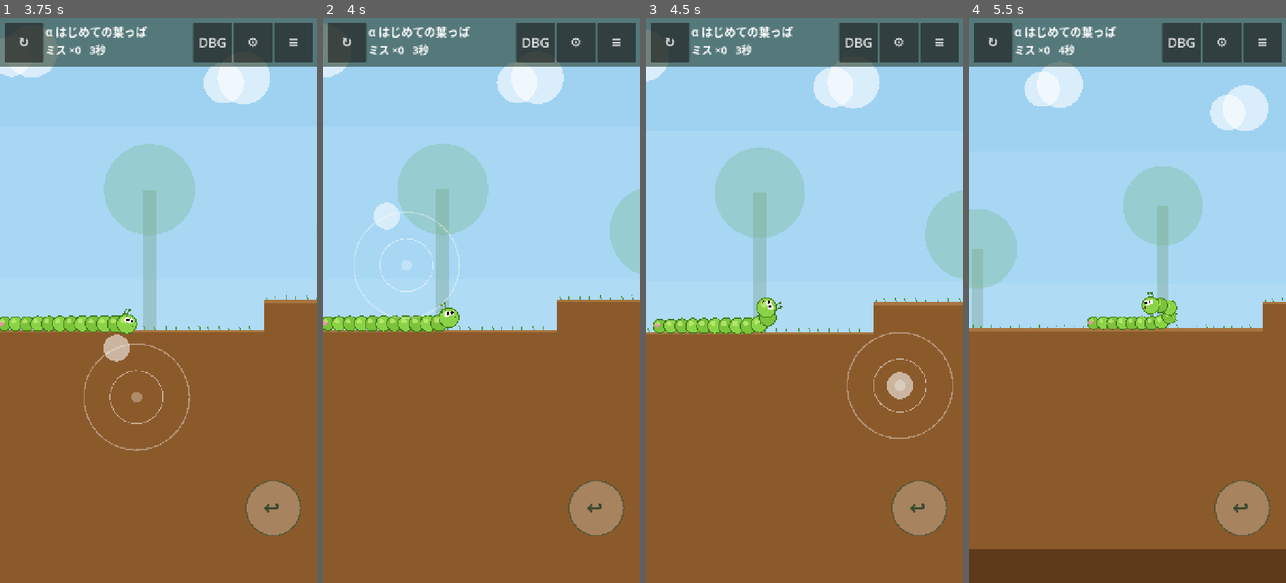
Above: before the commit, frames 1-4 (left to right).
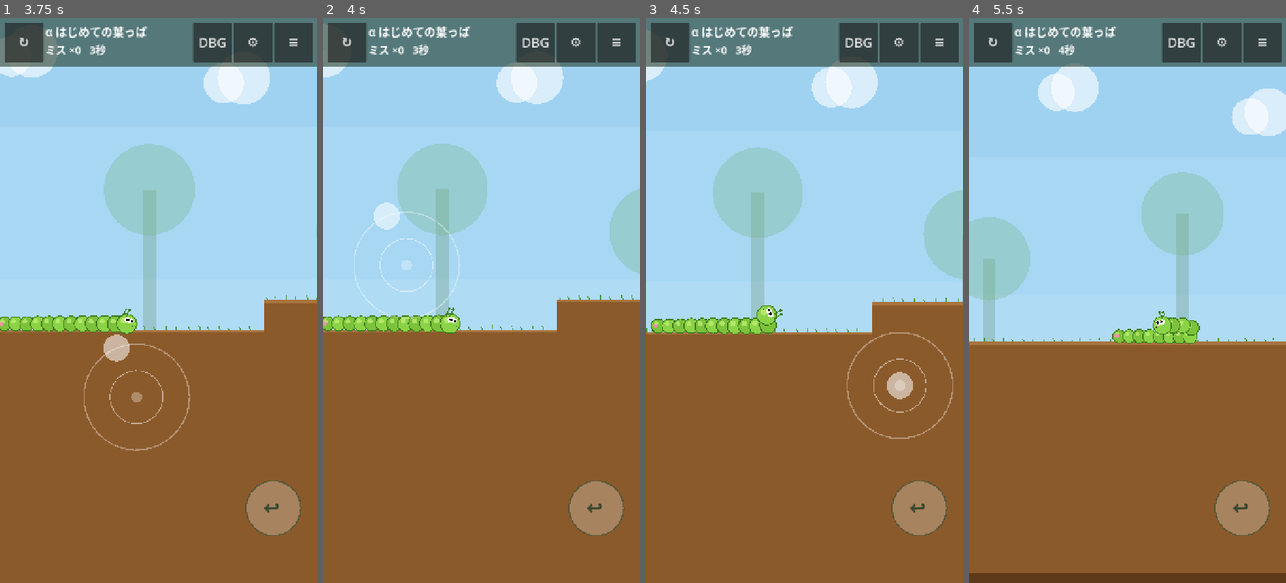
Above: after the commit, the same moments.

Repository: 555734/Slither
Game: Godot game, scene res://scenes/main.tscn
Same seed, same stepped clock (60 frames per second), same inputs: the game is played once before the commit and once after it.
Inputs (mouse positions are in pixels of both pictures, inside the frame that each line leads up to):
- Up to frame 1 (3.75 s): click "α はじめての葉っぱ" at 0.5 s; tap Enter at 1.25 s; move the mouse to (228, 272) at 1.27 s; hold Right 1.28-2 s; hold Shift 1.28-2 s; click (228, 272) at 1.42 s; drag from (95, 328) to (142, 413) at 2.02 s; move the mouse to (190, 176) at 2.77 s; hold Right 2.78-3.5 s; hold Backspace 2.78-3.5 s; click (190, 176) at 2.92 s; drag from (142, 413) to (63, 215) at 3.52 s
- Up to frame 2 (4 s): no input
- Up to frame 3 (4.5 s): move the mouse to (899, 385) at 4.27 s; hold Left from 4.28 s (still down); hold Shift from 4.28 s (still down); click (899, 385) at 4.42 s
- Up to frame 4 (5.5 s): release Left at 5 s; release Shift at 5 s; drag from (1032, 215) to (1079, 159) at 5.02 s

Frame 1 is identical in both runs. In frame 2, 0.4% of the frame differs, in the area x 0-100%, y 1-56%; in frame 3, 1.5%; in frame 4, 15%, in the area x 0-100%, y 7-99%.

Commit message:
Make crawling forgiving of imprecise touch input; add hints
Playtesting on a phone showed the caterpillar getting stuck: a finger a
few degrees off horizontal lifted the head off the floor until it hit
the reach limit, froze and fell, and climbing walls needed exact input.

- Keep the head on the surface it is crawling on unless the drag leaves
  it at more than about 49 degrees; keep it level in the air too
- Climb grippable walls when pushed into them, and pull vertical moves
  toward a nearby wall
- At the reach limit, let the head droop onto the floor, or retreat
  automatically when the drag points backwards
- Show a stage-specific hint after three deaths at the same trap
- Slightly looser contact margin; shorter plank in stage gamma
- Regression test for imprecise input angles; bump APK to 0.1.1-mvp

Co-Authored-By: Claude Opus 5.5 <noreply@anthropic.com>
Claude-Session: https://claude.ai/code/session_018MfVr875QcjY9Ux1h4Q9iZ

Diff:
--- a/game/scripts/core/caterpillar.gd
+++ b/game/scripts/core/caterpillar.gd
@@ -163,27 +163,118 @@
 		else:
 			trail.restore(snap)
 			if crule.head_run > Params.reach and not in_back:
-				# 首を伸ばせる限界。押し続けると手が滑って落ちる
-				straining = true
-				strain_t += dt
-				if strain_t >= Params.strain_letgo:
-					_enter_fall(0.35)
-					return
+				var body_dir := (seg[0] - seg[1]).normalized() if n > 1 else Vector2.from_angle(heading)
+				var intent := in_dir.dot(body_dir)
+				if intent < -0.3:
+					# 首を伸ばしきった状態で後ろ向きに引いたら、自動で来た道を戻る
+					_try_retreat(dt)
+				elif _try_droop(dt):
+					pass  # 伸ばしきった首が下に垂れて、床に届いた
+				elif intent > 0.3:
+					# 前へ押し続けると、手が滑って落ちる
+					straining = true
+					strain_t += dt
+					if strain_t >= Params.strain_letgo:
+						_enter_fall(0.35)
+						return
+				else:
+					straining = true
 	else:
 		straining = false
 		strain_t = maxf(0.0, strain_t - dt * 2.0)
 	trail.trim(maxf(body_len() * 3.0, 400.0))
 
 
-## 頭を want だけ動かす。面に当たったら面に沿って滑らせる（壁登り・天井歩き）。
+## 首を伸ばしきったとき、頭を下に垂らして支えに届くなら、そのまま進ませる。
+func _try_droop(dt: float) -> bool:
+	var slow := not in_fast or Params.always_slow
+	var spd := Params.speed_slow if slow else Params.speed_fast
+	var dd := Vector2(in_dir.x, absf(in_dir.y) + 0.8).normalized()
+	var snap := trail.snapshot()
+	var np := _move_head(trail.head, dd * spd * dt)
+	if np.distance_to(trail.head) < 0.01:
+		return false
+	trail.move_head(np)
+	var cand := _compute_segments()
+	var cflags := _support_flags(cand)
+	var crule := SupportRule.evaluate_default(cflags[0])
+	if not crule.ok:
+		trail.restore(snap)
+		return false
+	last_seg = seg
+	seg = cand
+	sup = cflags[0]
+	sup_n = cflags[1]
+	rule = crule
+	moving = true
+	straining = false
+	strain_t = 0.0
+	return true
+
+
+func _last_support_normal() -> Vector2:
+	for i in n:
+		if i < sup.size() and sup[i]:
+			return sup_n[i]
+	return Vector2.ZERO
+
+
+func _try_retreat(dt: float) -> void:
+	var snap := trail.snapshot()
+	if not trail.retreat(Params.speed_slow * dt, body_len()):
+		return
+	var cand := _compute_segments()
+	var cflags := _support_flags(cand)
+	var crule := SupportRule.evaluate_default(cflags[0])
+	if not crule.ok:
+		trail.restore(snap)
+		return
+	last_seg = seg
+	seg = cand
+	sup = cflags[0]
+	sup_n = cflags[1]
+	rule = crule
+	moving = true
+	straining = false
+	strain_t = 0.0
+
+
+## 頭を want だけ動かす。指の向きが多少ずれていても、体は面に吸い付いて這う。
+## 1) 支えている面から少し離れるだけの入力（約49度未満）は、面に沿った移動にする
+## 2) 縦方向に動かしたいとき、近くにつかめる壁があれば寄せる
+## 3) つかめる壁に押し付けたら、はっきり下向きでない限り上へ登る
 func _move_head(p: Vector2, want: Vector2) -> Vector2:
 	var r := Params.BODY_RADIUS
-	var res := world.push_out(p + want, r)
+	var spd := want.length()
+	var d := want.normalized()
+	var sn := world.support_normal(p, r)
+	var lifting := true
+	if sn != Vector2.ZERO:
+		var away := d.dot(sn)
+		if away > 0.0 and away < 0.75:
+			d = (d - sn * away).normalized()
+		lifting = d.dot(sn) >= 0.75
+	else:
+		# 空中に首を伸ばしているとき、床から来たなら、わずかな上向きの入力では水平を保つ
+		var base_n := _last_support_normal()
+		var ceiling_near := world.is_supported(p + Vector2(0.0, -14.0), r)
+		if base_n.y < -0.5 and not ceiling_near:
+			var up := d.dot(base_n)
+			if up > 0.0 and up < 0.5:
+				d = (d - base_n * up).normalized()
+	if lifting and absf(d.y) > 0.6:
+		var toward := world.nearby_grip_wall(p, r, 40.0)
+		if toward != Vector2.ZERO and d.dot(toward) > -0.3:
+			d = (d + toward * 0.7).normalized()
+	var res := world.push_out(p + d * spd, r)
 	if not res.hit:
-		return p + want
+		return p + d * spd
 	var nrm: Vector2 = res.normal
-	var d := want.normalized()
 	if -d.dot(nrm) > 0.2:
+		if res.grip and absf(nrm.x) >= 0.5:
+			# 壁に軽く押し付けたまま縦に動かす（壁から離れないように）
+			var climb := Vector2(0.0, 1.0 if d.y > 0.5 else -1.0)
+			return world.push_out(res.pos + climb * spd - Vector2(signf(nrm.x), 0.0) * 2.0, r).pos
 		var t := Vector2(-nrm.y, nrm.x)
 		var along := d.dot(t)
 		var sgn := signf(along)
@@ -192,7 +283,7 @@
 			for k in [6.0, 12.0, 18.0, 24.0]:
 				for s2 in [1.0, -1.0]:
 					if not world.push_out(p + t * s2 * k + d * 3.0, r).hit:
-						return world.push_out(p + t * s2 * want.length(), r).pos
+						return world.push_out(p + t * s2 * spd, r).pos
 			if absf(nrm.y) > 0.7:
 				# 床・天井に真正面から当たったら、それまで進んでいた向きに滑る
 				var last := trail.pts[trail.pts.size() - 1] if trail.pts.size() > 0 else p
@@ -200,12 +291,9 @@
 				if absf(moved) < 0.01:
 					return res.pos
 				sgn = signf(moved)
-			elif res.grip:
-				sgn = -1.0 if t.y > 0.0 else 1.0  # つかめる壁に真正面から当たったら上へ
 			else:
-				return res.pos  # ガラスなどは登れない
-		var res2 := world.push_out(p + t * sgn * want.length(), r)
-		return res2.pos
+				return res.pos  # ガラスなど、つかめない壁は登れない
+		return world.push_out(p + t * sgn * spd, r).pos
 	return res.pos
 
 
--- a/game/scripts/core/params.gd
+++ b/game/scripts/core/params.gd
@@ -54,7 +54,7 @@
 ## 見た目と当たり判定（調整対象外）
 const BODY_RADIUS := 12.0
 const HIT_RADIUS := 9.0
-const CONTACT_MARGIN := 3.0
+const CONTACT_MARGIN := 4.0
 const GRAVITY := 1400.0
 
 
--- a/game/scripts/core/world.gd
+++ b/game/scripts/core/world.gd
@@ -82,3 +82,24 @@
 
 func is_supported(p: Vector2, rad: float) -> bool:
 	return support_normal(p, rad) != Vector2.ZERO
+
+
+## 近くにある「つかめる壁」（縦の面）への向き。無ければ ZERO。
+func nearby_grip_wall(p: Vector2, rad: float, within: float) -> Vector2:
+	var best := INF
+	var dir := Vector2.ZERO
+	for s in solids:
+		if not s.active or not s.grip:
+			continue
+		var c := closest_on_rect(s.rect, p)
+		var d := c - p
+		var dist := d.length()
+		if dist < 0.0001 or dist > rad + within:
+			continue
+		var n := d / dist
+		if absf(n.x) < 0.8:
+			continue
+		if dist < best:
+			best = dist
+			dir = Vector2(signf(n.x), 0.0)
+	return dir
--- a/game/scripts/game/game.gd
+++ b/game/scripts/game/game.gd
@@ -25,6 +25,8 @@
 var dying_t := 0.0
 var skip_requested := false
 var clam_deaths := 0
+var hint_counts := {}
+const HINT_AFTER := 3
 ## デモ・スクリーンショット用：設定されていればタッチ入力の代わりに呼ばれる
 var autopilot := Callable()
 
@@ -79,6 +81,8 @@
 	deaths = 0
 	elapsed = 0.0
 	clam_deaths = 0
+	hint_counts.clear()
+	hud.hide_hint()
 	graves.clear_all()
 	hud.hide_clear()
 	respawn()
@@ -172,6 +176,12 @@
 		"index": info.index, "x": snappedf(info.pos.x, 1.0), "y": snappedf(info.pos.y, 1.0),
 		"t_since_respawn": snappedf(life_t, 0.01), "deaths": deaths,
 	})
+	var hint: Array = stage.hint_for(info)
+	if hint.size() == 2:
+		hint_counts[hint[0]] = hint_counts.get(hint[0], 0) + 1
+		if hint_counts[hint[0]] >= HINT_AFTER:
+			hud.show_hint(hint[1])
+			GameLog.write({"event": "hint", "stage": stage.stage_id, "key": hint[0], "deaths": deaths})
 	if info.cause == "ハマグリ":
 		clam_deaths += 1
 		if clam_deaths >= 2:
--- a/game/scripts/game/hud.gd
+++ b/game/scripts/game/hud.gd
@@ -17,6 +17,8 @@
 var miss_label: Label
 var death_label: Label
 var toast_label: Label
+var hint_panel: PanelContainer
+var hint_label: Label
 var clear_panel: PanelContainer
 var clear_label: Label
 var next_button: Button
@@ -83,6 +85,26 @@
 	toast_label.visible = false
 	root.add_child(toast_label)
 
+	hint_panel = PanelContainer.new()
+	hint_panel.set_anchors_preset(Control.PRESET_TOP_WIDE)
+	hint_panel.offset_top = 120
+	hint_panel.offset_left = 16
+	hint_panel.offset_right = -16
+	var hs := StyleBoxFlat.new()
+	hs.bg_color = Color(1, 0.97, 0.8, 0.92)
+	hs.set_corner_radius_all(14)
+	hs.set_content_margin_all(14)
+	hint_panel.add_theme_stylebox_override("panel", hs)
+	hint_label = Label.new()
+	hint_label.autowrap_mode = TextServer.AUTOWRAP_WORD_SMART
+	hint_label.add_theme_font_size_override("font_size", 26)
+	hint_label.add_theme_color_override("font_color", Color("4e342e"))
+	hint_panel.add_child(hint_label)
+	hint_panel.mouse_filter = Control.MOUSE_FILTER_IGNORE
+	hint_label.mouse_filter = Control.MOUSE_FILTER_IGNORE
+	hint_panel.visible = false
+	root.add_child(hint_panel)
+
 	clear_panel = PanelContainer.new()
 	clear_panel.set_anchors_preset(Control.PRESET_CENTER)
 	clear_panel.custom_minimum_size = Vector2(560, 0)
@@ -150,6 +172,15 @@
 	death_label.visible = false
 
 
+func show_hint(text: String) -> void:
+	hint_label.text = "ヒント：" + text
+	hint_panel.visible = true
+
+
+func hide_hint() -> void:
+	hint_panel.visible = false
+
+
 func toast(text: String) -> void:
 	toast_label.text = text
 	toast_label.visible = true
--- a/game/scripts/stages/stage.gd
+++ b/game/scripts/stages/stage.gd
@@ -51,6 +51,11 @@
 	add_trap(SignBoard.new()).setup(Vector2(x, y), text, w)
 
 
+## 同じ罠で何度も失敗したときに出すヒント（企画書 6.7）。[キー, 文] を返す。無ければ空配列。
+func hint_for(_info: Dictionary) -> Array:
+	return []
+
+
 func set_respawn(p: Vector2, d: Vector2) -> void:
 	respawn_pos = p
 	respawn_dir = d
--- a/game/scripts/stages/stage_alpha.gd
+++ b/game/scripts/stages/stage_alpha.gd
@@ -29,3 +29,9 @@
 	block(3100, 700, 3200, 760)
 	block(3200, 0, 3300, 1500)
 	add_trap(ClamGoal.new()).setup(Rect2(2752, 700, 348, 60), Rect2(2700, 700, 52, 60), 1.25)
+
+
+func hint_for(info: Dictionary) -> Array:
+	if info.cause == "ハマグリ":
+		return ["clam", "指を大きく引いて全速に。まっすぐ一気に、おしりまで入ろう"]
+	return ["fall", "首を伸ばせるのは4節まで。体がプルプルしたら、それ以上は届かない"]
--- a/game/scripts/stages/stage_beta.gd
+++ b/game/scripts/stages/stage_beta.gd
@@ -36,3 +36,14 @@
 	block(5200, 880, 5300, 940)
 	block(5300, 0, 5400, 1500)
 	add_trap(BurrowGoal.new()).setup(Rect2(4910, 880, 290, 60))
+
+
+func hint_for(info: Dictionary) -> Array:
+	match info.cause:
+		"ギロチン":
+			return ["guillotine", "頭だけ赤い光に入れたら、すぐ右下の↩で後ずさり。刃が床に沈んでいる間に通ろう"]
+		"大玉", "トゲ":
+			return ["boulder", "スイッチは尻尾が離れた瞬間に動く。大玉が来る前に、天井の細い穴へ全身で逃げ込もう"]
+		"ハサミムシ":
+			return ["earwig", "指を離して止まると後ろが見える。止まっていれば、ハサミムシはあきらめて帰る"]
+	return []
--- a/game/scripts/stages/stage_gamma.gd
+++ b/game/scripts/stages/stage_gamma.gd
@@ -13,12 +13,12 @@
 	block(0, 1000, 700, 1700)
 	# #01 定員オーバー橋
 	sign_at(620, 1000, "定員 5ふし", 120)
-	add_trap(PlankBridge.new()).setup(self, Rect2(700, 1000, 154, 12), 5)
+	add_trap(PlankBridge.new()).setup(self, Rect2(700, 1000, 143, 12), 5)
 	block(706, 1012, 712, 1280, Solid.Mat.GLASS)
-	block(842, 1012, 848, 1280, Solid.Mat.GLASS)
-	add_trap(Spikes.new()).setup(Rect2(700, 1280, 154, 20))
-	block(700, 1300, 854, 1700)
-	block(854, 1000, 1500, 1700)
+	block(831, 1012, 837, 1280, Solid.Mat.GLASS)
+	add_trap(Spikes.new()).setup(Rect2(700, 1280, 143, 20))
+	block(700, 1300, 843, 1700)
+	block(843, 1000, 1500, 1700)
 	add_trap(Checkpoint.new()).setup(Rect2(1000, 880, 60, 120), Vector2(1300, 988))
 	# #07 書き割り床（上に、つかまって渡れる枝）
 	add_trap(FakeFloor.new()).setup(Rect2(1500, 1000, 132, 260))
@@ -42,3 +42,12 @@
 	block(2440, 600, 3400, 1050)
 	block(3290, 1050, 3400, 1122)
 	add_trap(BurrowGoal.new()).setup(Rect2(2900, 1050, 390, 72))
+
+
+func hint_for(info: Dictionary) -> Array:
+	var x: float = info.pos.x
+	if x < 900.0:
+		return ["plank", "板に乗る節を5つ以下に。指を小さく引いて（低速）、板の手前で頭を斜め上に持ち上げて飛び越そう"]
+	if x < 1800.0:
+		return ["fake", "草の色が少し違う床は絵。上の枝の下側につかまって渡ろう"]
+	return ["shaft", "横向きのまま落ちれば、細い穴の壁に突っ張って止まる"]
--- a/game/scripts/traps/plank_bridge.gd
+++ b/game/scripts/traps/plank_bridge.gd
@@ -30,7 +30,8 @@
 func tick(_dt: float, cat: Caterpillar) -> void:
 	if broken or not cat.is_alive():
 		return
-	on_count = cat.count_on_top(rect)
+	# 板の端の継ぎ目に乗っている節は数えない
+	on_count = cat.count_on_top(rect.grow_individual(-4.0, 0.0, -4.0, 0.0))
 	if on_count > capacity:
 		broken = true
 		solid.fall_spin = 0.6
--- a/game/tests/run_tests.gd
+++ b/game/tests/run_tests.gd
@@ -17,6 +17,7 @@
 	test_reach_and_gap()
 	test_wall_climb()
 	test_alpha_full_run()
+	test_alpha_imprecise_input()
 	test_alpha_clam_slow()
 	test_beta_guillotine()
 	test_beta_switch()
@@ -124,7 +125,7 @@
 
 func test_flat_crawl() -> void:
 	print("crawl")
-	var ctx := make("res://scripts/stages/stage_sandbox.gd")
+	var ctx := make("res://scripts/stages/stage_beta.gd")
 	var x0: float = ctx.cat.head().x
 	run(ctx, 1.0, func(c: Dictionary) -> void: go(c, Vector2.RIGHT))
 	var dx: float = ctx.cat.head().x - x0
@@ -169,8 +170,12 @@
 	run(ctx, 1.0, func(c: Dictionary) -> void: go(c, Vector2.UP))
 	check(not ctx.cat.sup[0], "ガラスの天井は支えにならない")
 	ctx = make("res://scripts/stages/stage_sandbox.gd", Vector2(1220, 988))
-	run(ctx, 1.0, func(c: Dictionary) -> void: go(c, Vector2.UP))
-	check(ctx.cat.sup[0], "樹皮の天井は支えになる")
+	var held := [false]
+	run(ctx, 1.0, func(c: Dictionary) -> void:
+		go(c, Vector2.UP)
+		if c.cat.head().y < 916.0 and c.cat.sup[0] and c.cat.head().x < 1340.0:
+			held[0] = true)
+	check(held[0], "樹皮の天井は支えになる")
 
 
 # ------------------------------------------------------------ α
@@ -191,6 +196,20 @@
 	check(res == "clear", "右へ全速で押すだけで、段差・茎・隙間・紙の橋・ハマグリを越えてクリア (%s, %s)" % [res, ctx.death.get("text", "")])
 
 
+## 実機テストで「前に進めない・上に上がれない」と指摘された点の回帰テスト。
+## 指の向きが水平から多少ずれていても、αをクリアできること。
+func test_alpha_imprecise_input() -> void:
+	for deg in [-25.0, -12.0, -5.0, 5.0, 12.0, 25.0, -45.0]:
+		var ctx := make("res://scripts/stages/stage_alpha.gd")
+		var stuck := [0.0]
+		var res := run(ctx, 30.0, func(c: Dictionary) -> void:
+			go(c, Vector2.from_angle(deg_to_rad(deg)))
+			if c.cat.straining:
+				stuck[0] += DT
+			return)
+		check(res == "clear" and stuck[0] < 2.5, "指が %+.0f 度ずれていてもαをクリアできる (%s, 詰まり %.1f 秒)" % [deg, res, stuck[0]])
+
+
 func test_alpha_clam_slow() -> void:
 	var ctx := make("res://scripts/stages/stage_alpha.gd", Vector2(2400, 748))
 	var res := run(ctx, 10.0, func(c: Dictionary) -> void: go(c, Vector2.RIGHT, false))
@@ -301,7 +320,7 @@
 				if c.cat.head().x >= 690.0:
 					next_phase(c)
 			1:
-				go(c, Vector2(1, -1), false)
+				go(c, Vector2(1, -1.2), false)
 				if c.cat.head().y < 970.0:
 					next_phase(c)
 			2:
Not shown, changed: game/export_presets.cfg
Not shown, added: game/tests/_probe.gd.uid
Not shown, changed: docs/caterpillar_trap_game_plan.md
Not shown, changed: game/README.md
